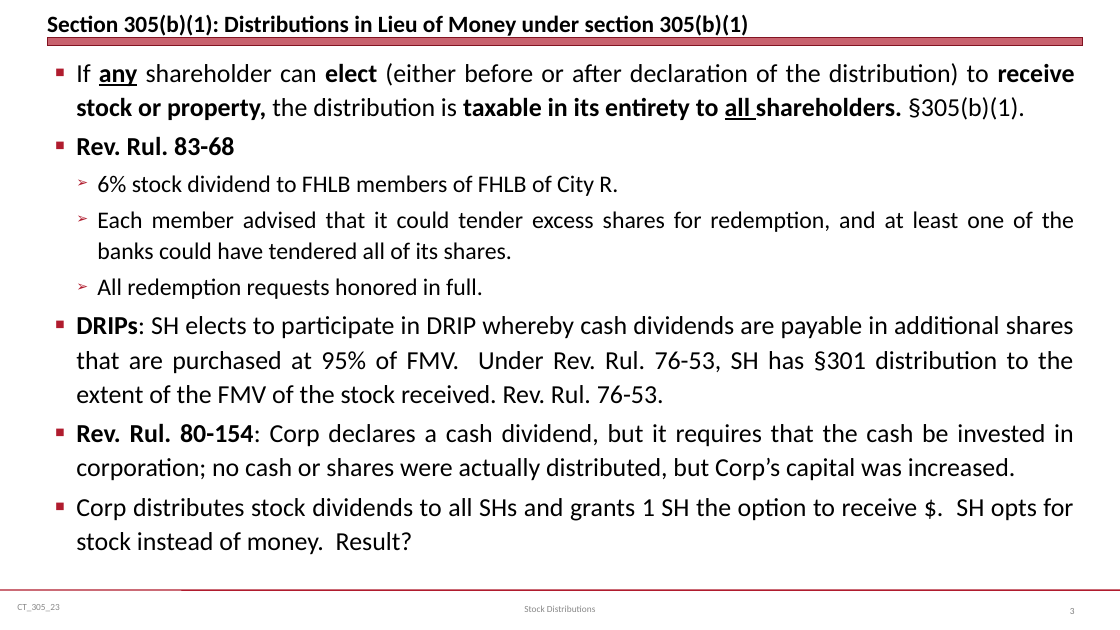
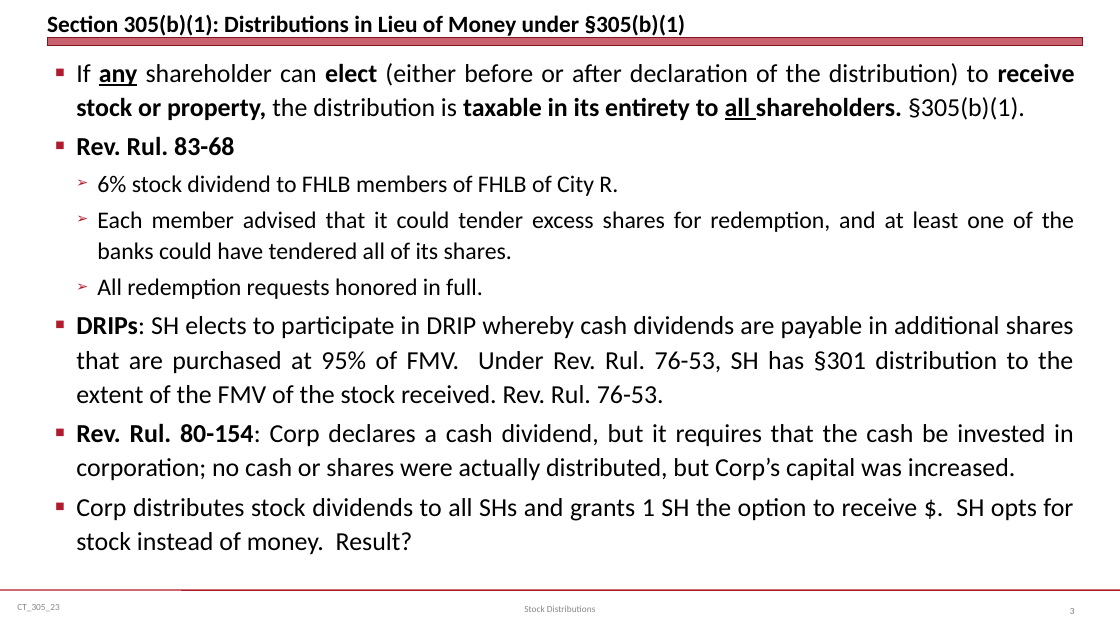
Before and after one commit to jmc877/Corporate-Tax, a slide deck: slide 3 of slides/CT_305_23.pptx. Drawn at 1120x630 pixels with LibreOffice and Linux fonts; fonts in the diff are those of the drawing. Boxes give left, top, right and bottom in pixels: in the first picture for what was removed or moved away, otherwise in the second. Text is boxed around its words. In the diff, an @@ line names an element or a change of style, - is before the commit and + after.

```diff
--- a/slides/CT_305_23.pptx
+++ b/slides/CT_305_23.pptx
@@ title at (47,15,686,38): text changed @@
-Section 305(b)(1): Distributions in Lieu of Money under section 305(b)(1)
+Section 305(b)(1): Distributions in Lieu of Money under §305(b)(1)
```
Also in this commit, not shown: 1 other slide changed, 2 other files.
